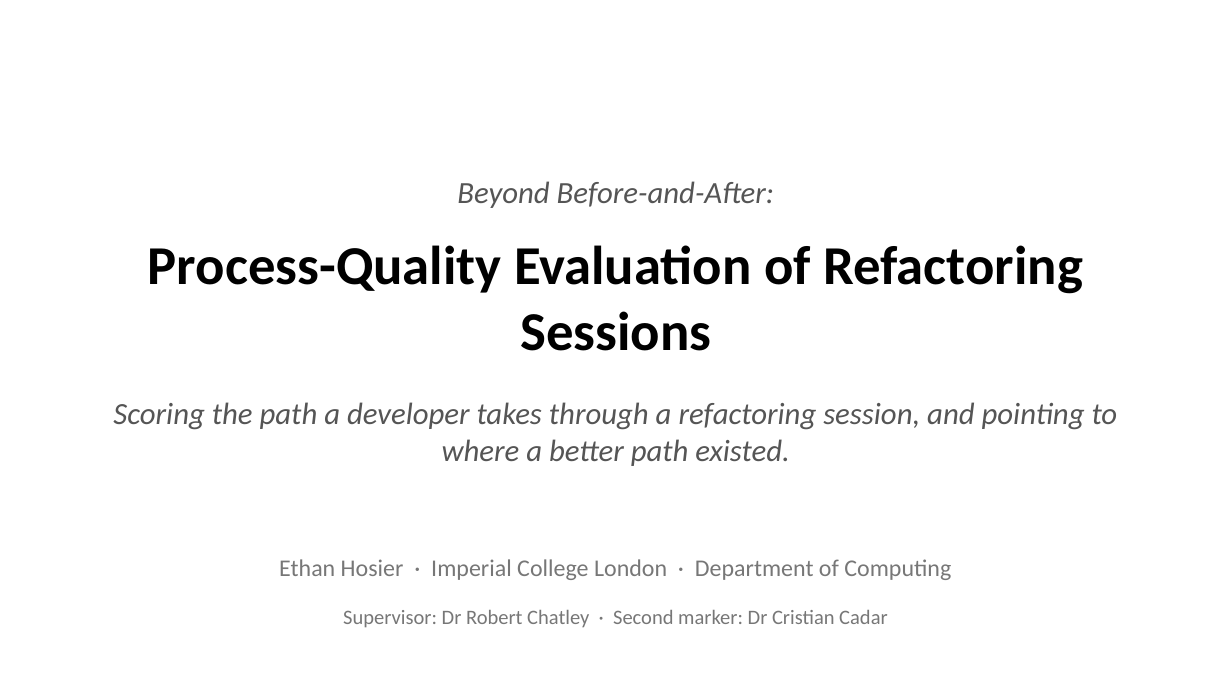
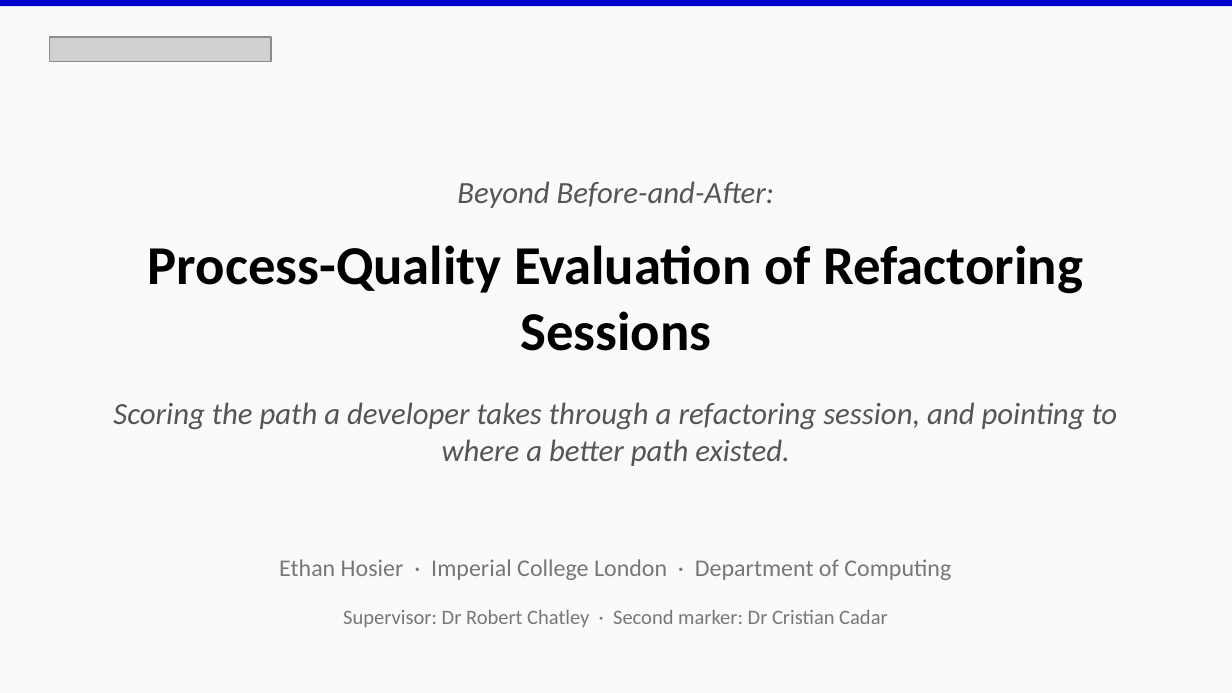
Before and after one commit to EthanHosier/fyp, a slide deck: slide 1 of presentation/slides.pptx. Drawn at 1232x693 pixels with LibreOffice and Linux fonts; fonts in the diff are those of the drawing; grey boxes stand for pictures. Boxes give left, top, right and bottom in pixels: in the first picture for what was removed or moved away, otherwise in the second. Text is boxed around its words. In the diff, an @@ line names an element or a change of style, - is before the commit and + after.

```diff
--- a/presentation/slides.pptx
+++ b/presentation/slides.pptx
@@ background #FFFFFF to #FAFAFA @@
@@ rectangle added at (0, 0, 1232, 6), fill #0000CD @@
@@ picture added at (49, 37, 271, 62) @@
```
Also in this commit, not shown: 27 other slides changed, 2 other files.
